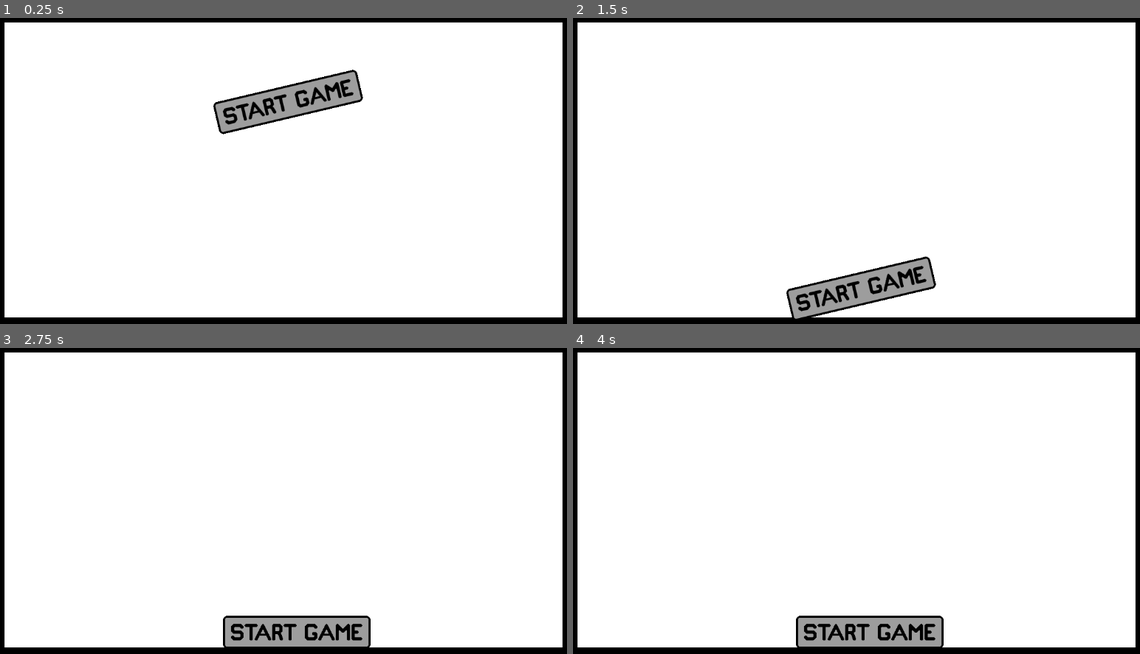
Above: before the commit, frames 1-4 (two rows, left to right).
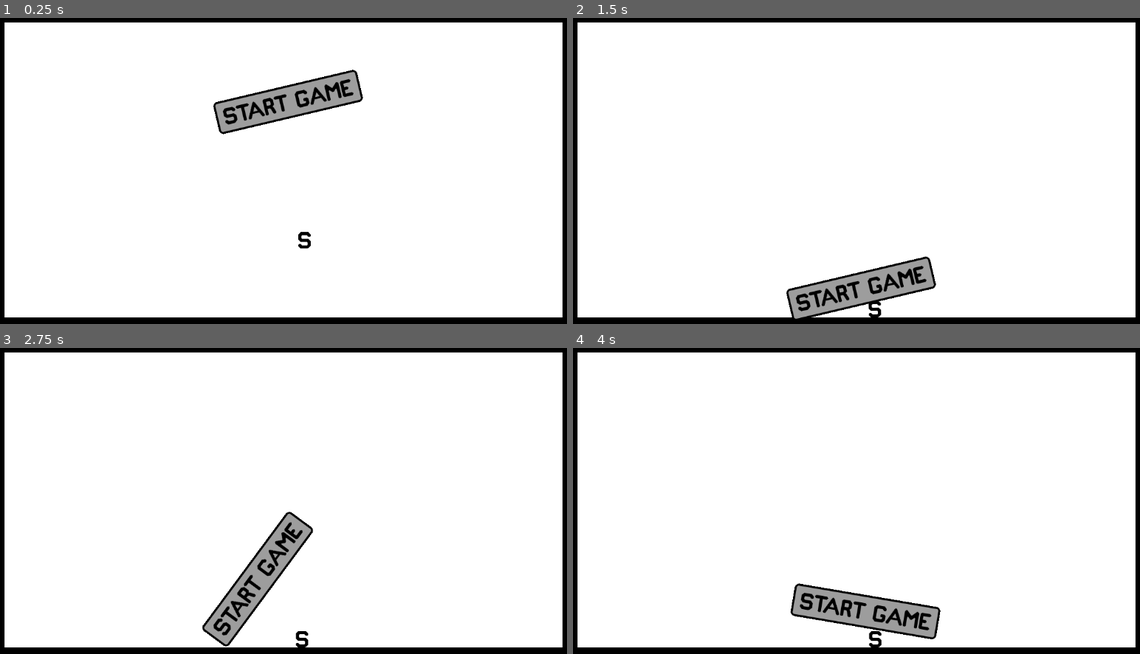
Above: after the commit, the same moments.

Repository: conor-wilson/secret-sapphire
Game: Godot game, scene res://scenes/main.tscn
Two runs of this game, one before a commit and one after it. Both use one fixed random seed, a clock stepped at 60 frames per second and the inputs below.
Inputs (mouse positions are in pixels of both pictures, inside the frame that each line leads up to):
- Up to frame 1 (0.25 s): no input
- Up to frame 2 (1.5 s): move the mouse to (862, 100) at 0.52 s; click (862, 100) at 0.6 s; move the mouse to (737, 189) at 1.27 s; click (737, 189) at 1.35 s
- Up to frame 3 (2.75 s): move the mouse to (340, 430) at 2.02 s; click (340, 430) at 2.1 s
- Up to frame 4 (4 s): move the mouse to (828, 568) at 2.77 s; click (828, 568) at 2.85 s; move the mouse to (1032, 553) at 3.52 s; click (1032, 553) at 3.6 s

The runs differ from the first frame. In frame 1, less than 0.1% of the frame differs, in the area x 52-55%, y 69-76%; in frame 2, less than 0.1%; in frame 3, 5.1%, in the area x 35-66%, y 53-99%; in frame 4, 4.1%.

Commit message:
Initialised letter scene

Diff:
--- /dev/null
+++ b/start-game/scenes/letter.tscn
@@ -0,0 +1,17 @@
+[gd_scene load_steps=3 format=3 uid="uid://dn8q4o2sgxa7y"]
+
+[ext_resource type="Texture2D" uid="uid://pvl4opjitbn6" path="res://assets/art/Letters1.png" id="1_xwbin"]
+
+[sub_resource type="PhysicsMaterial" id="PhysicsMaterial_uq82m"]
+bounce = 0.3
+
+[node name="Letter" type="RigidBody2D"]
+collision_layer = 2
+collision_mask = 7
+physics_material_override = SubResource("PhysicsMaterial_uq82m")
+
+[node name="CollisionPolygon2D" type="CollisionPolygon2D" parent="."]
+polygon = PackedVector2Array(-12, -12, -8, -16, 8, -16, 12, -12, 12, -8, 11, -7, 7, -7, 4, -10, -5, -10, -6, -9, -6, -4, -5, -3, 8, -3, 12, 1, 12, 11, 6, 16, -8, 16, -12, 12, -12, 9, -10, 7, -7, 7, -5, 10, 4, 10, 6, 8, 6, 4, 5, 3, -8, 3, -12, -1)
+
+[node name="Sprite2D" type="Sprite2D" parent="."]
+texture = ExtResource("1_xwbin")
--- a/start-game/scenes/main_menu.tscn
+++ b/start-game/scenes/main_menu.tscn
@@ -1,7 +1,8 @@
-[gd_scene load_steps=4 format=4 uid="uid://5ctllddc4obb"]
+[gd_scene load_steps=5 format=4 uid="uid://5ctllddc4obb"]
 
 [ext_resource type="PackedScene" uid="uid://b7pp5suyru2lf" path="res://scenes/start_button.tscn" id="1_7wdxp"]
 [ext_resource type="TileSet" uid="uid://b35s45rp0yrck" path="res://scenes/menu_tile_set.tres" id="1_jssq0"]
+[ext_resource type="PackedScene" uid="uid://dn8q4o2sgxa7y" path="res://scenes/letter.tscn" id="3_1ar5g"]
 
 [sub_resource type="PhysicsMaterial" id="PhysicsMaterial_qxvnu"]
 bounce = 0.4
@@ -20,3 +21,8 @@
 position = Vector2(585, 187)
 rotation = -0.232184
 physics_material_override = SubResource("PhysicsMaterial_qxvnu")
+
+[node name="Letters" type="Node2D" parent="."]
+
+[node name="S" parent="Letters" instance=ExtResource("3_1ar5g")]
+position = Vector2(617, 429)
--- a/start-game/scenes/start_button.tscn
+++ b/start-game/scenes/start_button.tscn
@@ -10,7 +10,6 @@
 collision_layer = 2
 collision_mask = 7
 input_pickable = true
-gravity_scale = -8.0
 script = ExtResource("1_285o8")
 
 [node name="Sprite2D" type="Sprite2D" parent="."]
